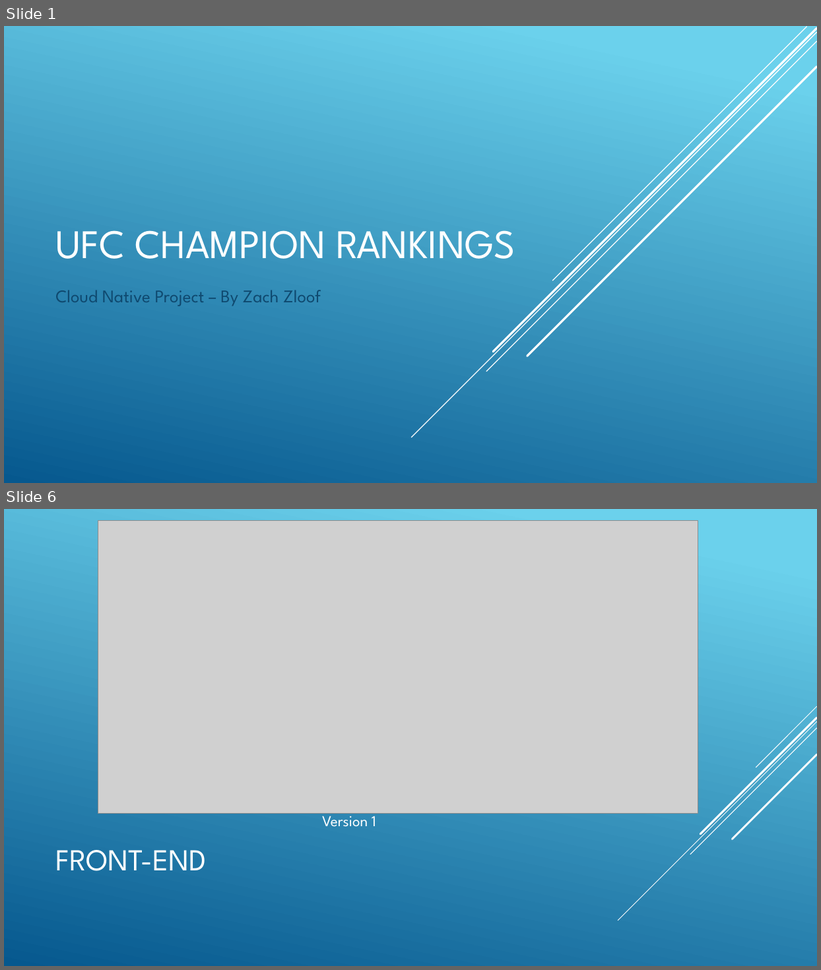
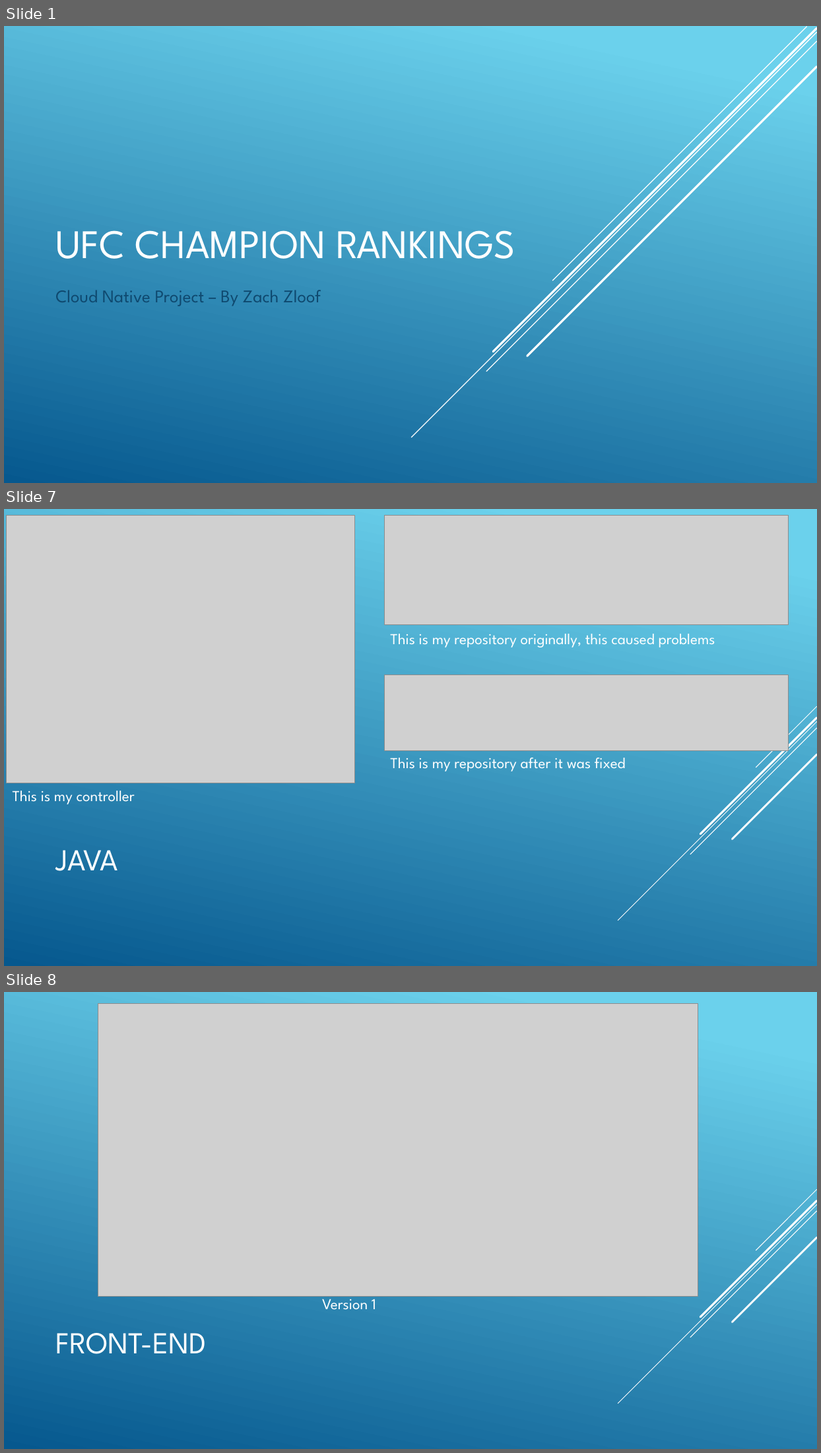
Before and after one commit to zachzloof/zachzloof_assessment2, a slide deck: documentation/presentation/presentation.pptx. Shown one above the other, each under a label of ours: slides 1 and 6 before the commit, slides 1, 7 and 8 after it; the slides between them are not shown. The pictures are 821x970 and 821x1453 pixels, drawn with LibreOffice and Linux fonts; fonts in the diff are those of the drawing; grey boxes stand for pictures. Boxes give left, top, right and bottom in pixels: in the first picture for what was removed or moved away, otherwise in the second. Text is boxed around its words. In the diff, an @@ line names an element or a change of style, - is before the commit and + after.

```diff
--- a/documentation/presentation/presentation.pptx
+++ b/documentation/presentation/presentation.pptx
@@ slide 7 added at [4,509,817,966], background gradient #6ED2EB to #06588E; not listed: 5 template elements that a slide beside it also shows @@
@@ picture added at [7,515,355,783] @@
@@ picture added at [385,515,789,625] @@
@@ text added at [390,634,715,648], 18 pt, text #FFFFFF @@
+This is my repository originally, this caused problems
@@ picture added at [385,675,789,751] @@
@@ text added at [390,758,626,772], 18 pt, text #FFFFFF @@
+This is my repository after it was fixed
@@ text added at [13,791,135,805], 18 pt, text #FFFFFF @@
+This is my controller
@@ title added at [55,850,118,871], 36 pt, text #FFFFFF @@
+JAVA
@@ what was slide 6 is now slide 8 @@
```
Also in this commit, not shown: 2 slides changed, 8 other slides added, 5 slides removed, 4 other files.
